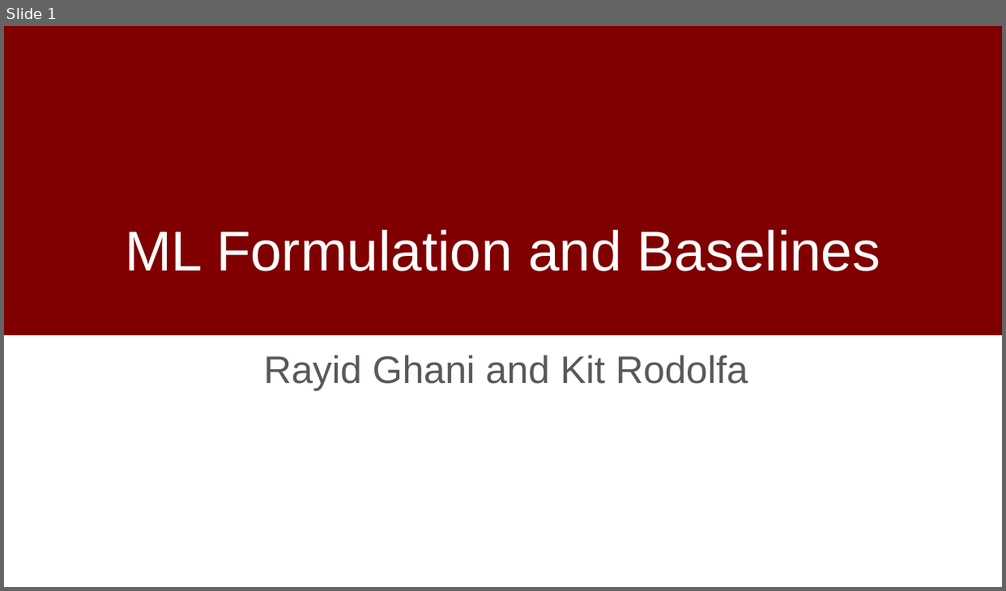
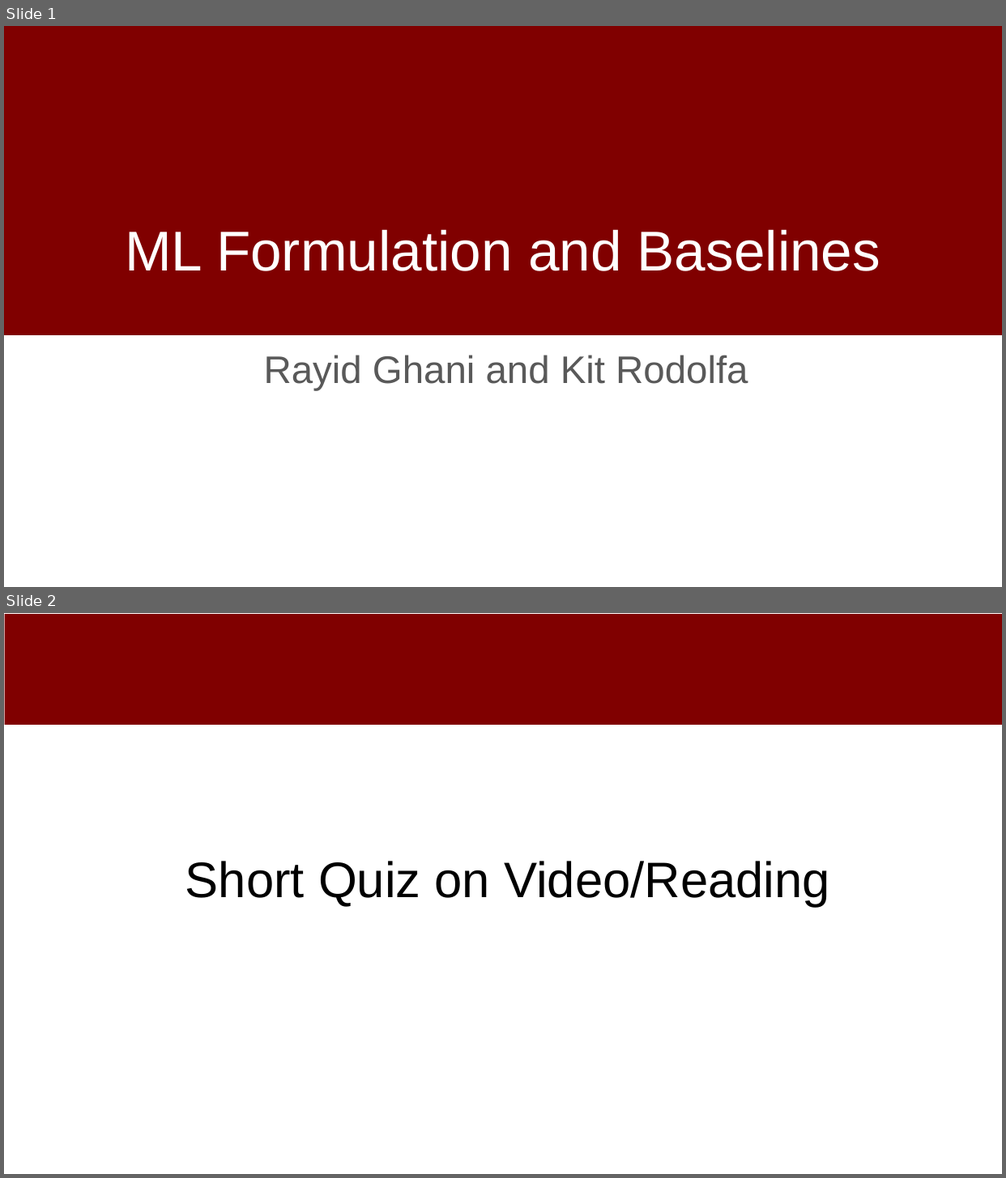
Before and after one commit to dssg/mlforpublicpolicylab, a slide deck: 03 - Data Exploration, Analytical Formulation, and Baselines/formulation-discussion.pptx. Shown one above the other, each under a label of ours: slide 1 before the commit, slides 1 and 2 after it. The pictures are 1006x591 and 1006x1178 pixels, drawn with LibreOffice and Linux fonts; fonts in the diff are those of the drawing; background and template pictures are left out. Boxes give left, top, right and bottom in pixels: in the first picture for what was removed or moved away, otherwise in the second. Text is boxed around its words. In the diff, an @@ line names an element or a change of style, - is before the commit and + after.

```diff
--- a/03 - Data Exploration, Analytical Formulation, and Baselines/formulation-discussion.pptx
+++ b/03 - Data Exploration, Analytical Formulation, and Baselines/formulation-discussion.pptx
@@ slide 2 added at (4, 613, 1002, 1174), background #FFFFFF @@
@@ rectangle added at (5, 614, 1002, 725), fill #800000 @@
@@ text added at (185, 861, 830, 907), 48 pt, text #000000 @@
+Short Quiz on Video/Reading
```
Also in this commit, not shown: 5 other slides added, 5 slides removed.
